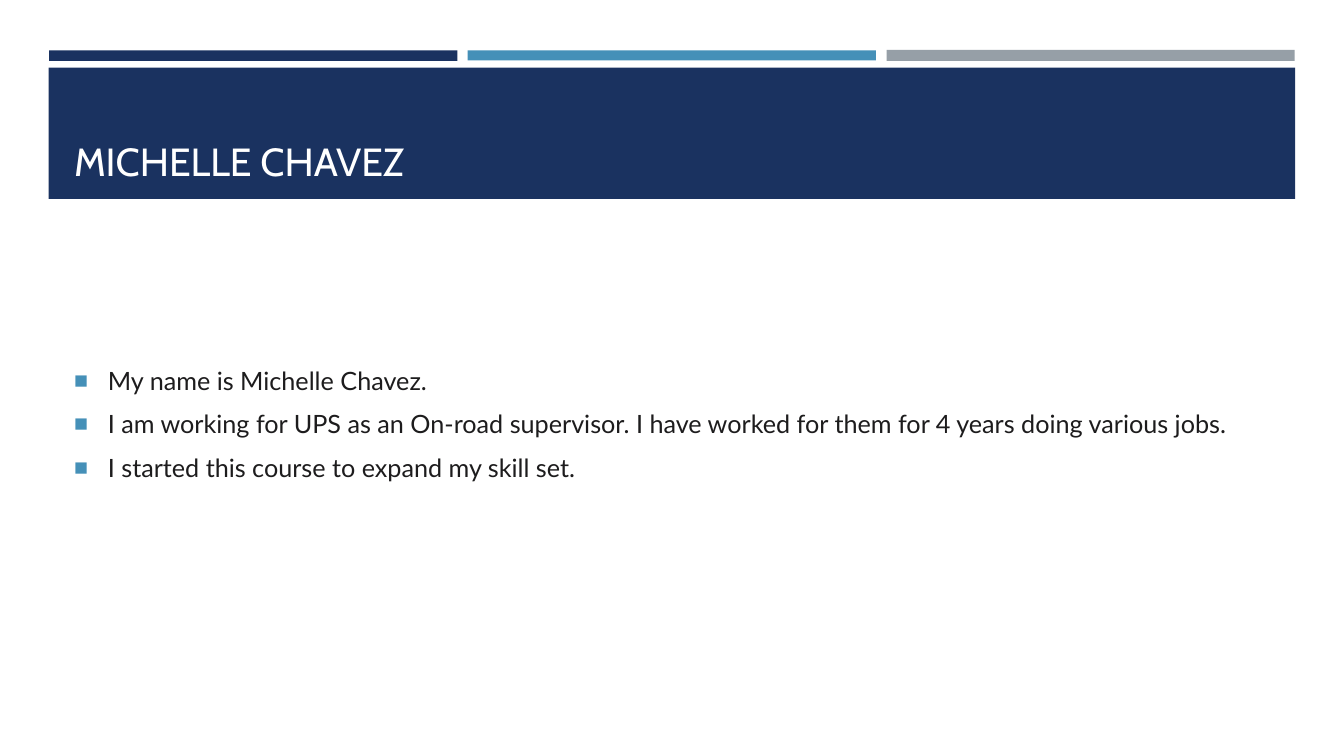
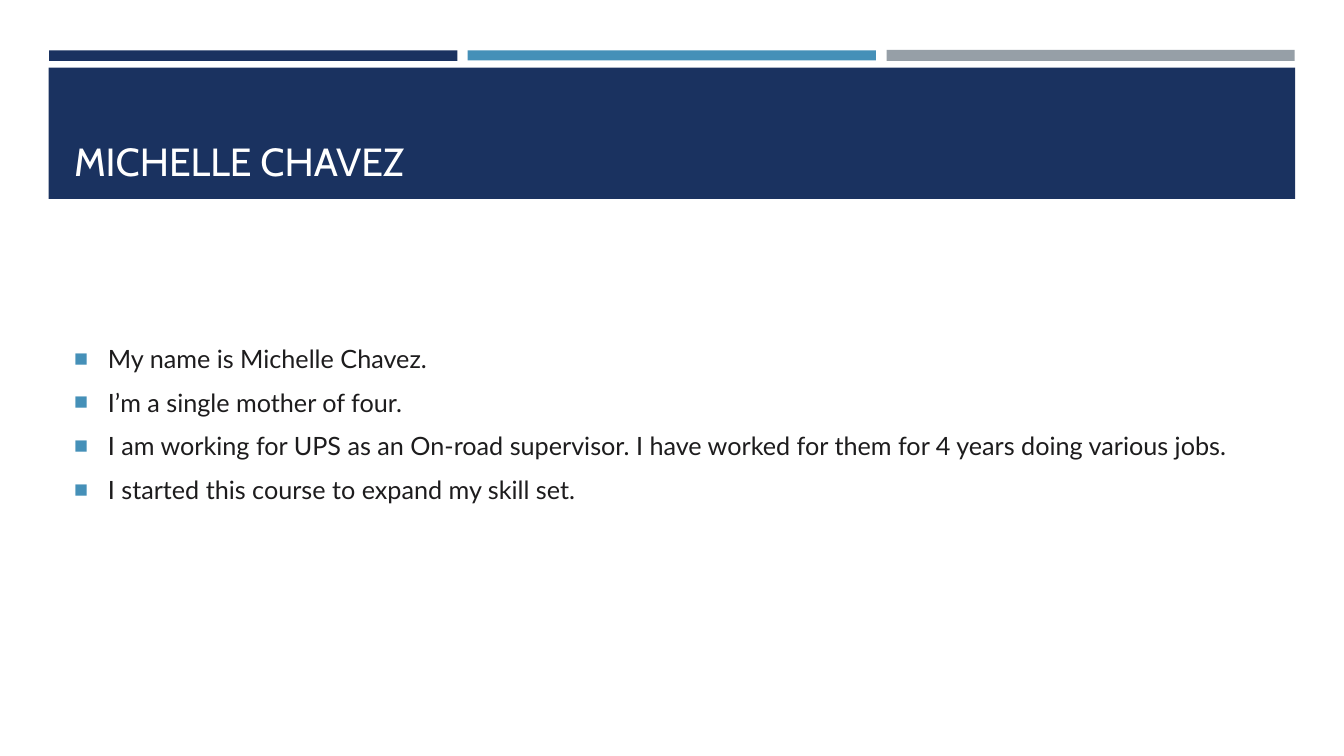
Before and after one commit to Claudy427/Final_Project, a slide deck: slide 5 of Solar Panels for homes.pptx. Drawn at 1344x756 pixels with LibreOffice and Linux fonts; fonts in the diff are those of the drawing. Boxes give left, top, right and bottom in pixels: in the first picture for what was removed or moved away, otherwise in the second. Text is boxed around its words. In the diff, an @@ line names an element or a change of style, - is before the commit and + after.

```diff
--- a/Solar Panels for homes.pptx
+++ b/Solar Panels for homes.pptx
@@ text at [108, 393, 402, 416]: paragraph added @@
+■ I’m a single mother of four.
```
Also in this commit, not shown: 10 other slides changed.
